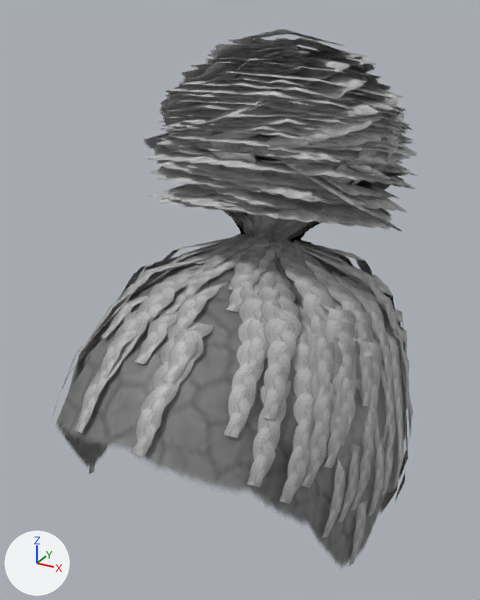
Renders of the glTF model public/models/doll/hair-braid-bun-m-lo.glb from each side of a commit.
The view is the same before and after, from a 50 mm lens placed at (0.135, -0.3, 1.886), pointed at (-0.006, -0.042, 1.758). The axes (+X, +Y, +Z) are drawn at lower left. The lights are the same throughout. The first picture is the older version.

The first picture shows 'Hair_braid-bun@lo'.
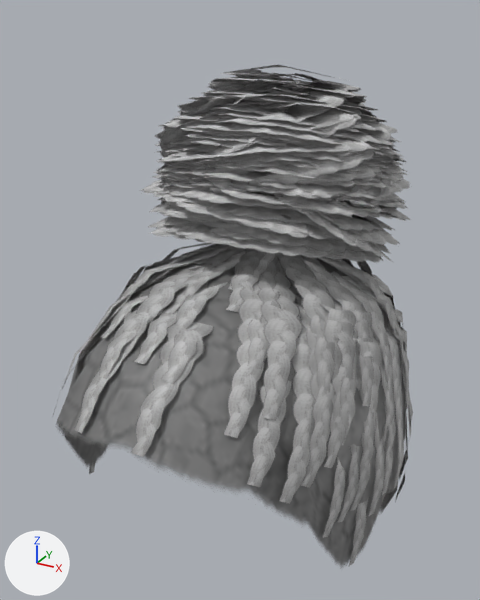
Location of each change, (x1, y1, x2, y2) in pixels of the pictures (480 x 600 px; the box of a moved part takes in the faces that stretch with it):
'Hair_braid-bun@lo', reshaped (7% shorter)
    before: (53, 29, 417, 567)
    after: (53, 65, 413, 567)
part 1 of me_hair_braid_bun_lo, moved or reshaped
    before: (144, 38, 415, 242)
    after: (143, 72, 410, 261)
part 2 of me_hair_braid_bun_lo, surface changed
    before: (146, 29, 417, 241)
    after: (140, 65, 411, 263)
part 3 of me_hair_braid_bun_lo, recoloured
    before: (149, 162, 402, 231)
    after: (149, 198, 395, 263)

The edits, one by one:
me_hair_braid_bun_lo is used by ob_hair_braid_bun_lo; location (0.0, 0.0, 0.0).
me_hair_braid_bun_lo had 1959 vertices, 1858 faces and spanned x -0.079..0.079, y -0.144..0.057, z 1.618..1.879.
me_hair_braid_bun_lo now has 1957 vertices, 1856 faces and spans x -0.079..0.079, y -0.144..0.057, z 1.618..1.866.
me_hair_braid_bun_lo part 1: 771 vertices moved from x -0.07..0.067, y -0.083..0.054, z 1.779..1.879 to x -0.068..0.068, y -0.087..0.05, z 1.765..1.866; 231 vertices removed from x -0.067..0.068, y -0.079..0.053, z 1.784..1.876; 229 vertices added at x -0.067..0.067, y -0.086..0.05, z 1.769..1.862.
me_hair_braid_bun_lo part 2: 769 kept faces spanning x -0.068..0.068, y -0.087..0.05, z 1.765..1.866 get new texture (UV) coordinates.
me_hair_braid_bun_lo part 3: 88 kept faces spanning x -0.065..0.066, y -0.085..0.041, z 1.765..1.816 get new vertex colours.
